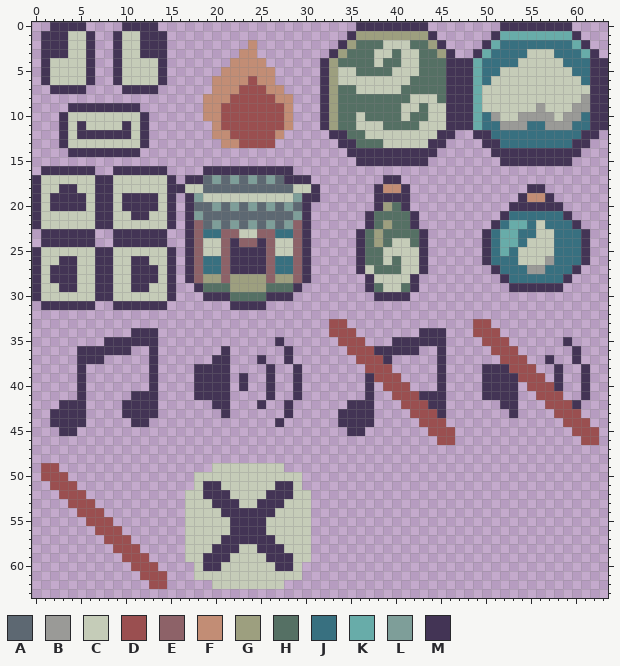
Two versions of one pixel-art sprite, src/ui/icons.png. The picture above is the old version.
The file is 64x64 pixels.
Palette (. is transparent): A #5d6872  B #9a9a97  C #c5ccb8  D #9a4f50  E #8d6268  F #c28d75  G #9d9f7f  H #557064  J #387080  K #68aca9  L #7e9e99  M #433455
Pixels before (only the part around the change), first column x 20:
37 MM...M..M.......DDDM.....M......DDD..M..M...
38 MM....M..M.......DDD.....M....MMMDDD..M..M..
39 MM.M..M..M.......MDDD....M....MMMMDDD.M..M..
40 MM.M..M..M.......M.DDD...M....MMMM.DDDM..M..
41 MM....M..M.......M..DDDMMM....MMMM..DDD..M..
42 MM...M..M......MMM...DDDMM......MM...DDDM...
43 .M......M.....MMMM....DDDM.......M....DDD...
44 .......M......MMMM.....DDD.............DDD..
45 ...............MM.......DDD.............DDD.
46 .........................DD..............DD.
47 ............................................
48 ............................................
49 CCCCCCCC....................................
50 CCCCCCCCCC..................................
51 MCCCCCCMMC..................................
52 MMCCCCMMMCC.................................
53 MMMCCMMMCCC.................................
54 CMMMMMMCCCC.................................
55 CCMMMMCCCCC.................................
56 CCMMMMCCCCC.................................
57 CMMMMMMCCCC.................................
58 MMMCCMMMCCC.................................
59 MMCCCCMMMCC.................................
60 MCCCCCCMMC..................................
61 CCCCCCCCCC..................................
62 CCCCCCCC....................................
63 ............................................
And afterwards:
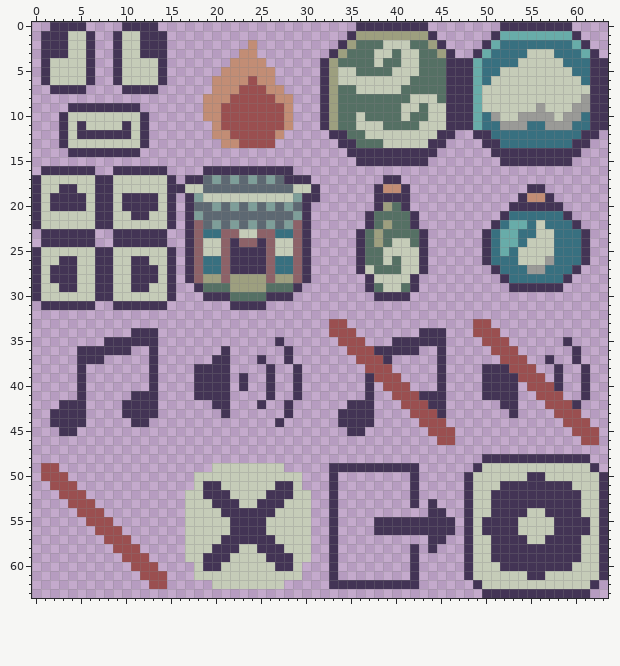
From old to new:
Changed rows in their new state; - is an unchanged pixel.
first column x 33:
48 -----------------MMMMMMMMMMMM--
49 MMMMMMMMMM------MCCCCCCCCCCCCM-
50 M--------M-----MCCCCCCMMCCCCCCM
51 M--------M-----MCCCMMMMMMMMCCCM
52 M--------M-----MCCMMMMMMMMMMCCM
53 M--------M-M---MCCMMMMMMMMMMCCM
54 M----------MM--MCCMMMMCCMMMMCCM
55 M----MMMMMMMMM-MCMMMMCCCCMMMMCM
56 M----MMMMMMMMM-MCMMMMCCCCMMMMCM
57 M----------MM--MCCMMMMCCMMMMCCM
58 M--------M-M---MCCMMMMMMMMMMCCM
59 M--------M-----MCCMMMMMMMMMMCCM
60 M--------M-----MCCCMMMMMMMMCCCM
61 M--------M-----MCCCCCCMMCCCCCCM
62 MMMMMMMMMM------MCCCCCCCCCCCCM-
63 -----------------MMMMMMMMMMMM--
Where, in picture pixels (left, top, right, bottom), the same in both pictures:
added: (329, 454, 608, 598)
